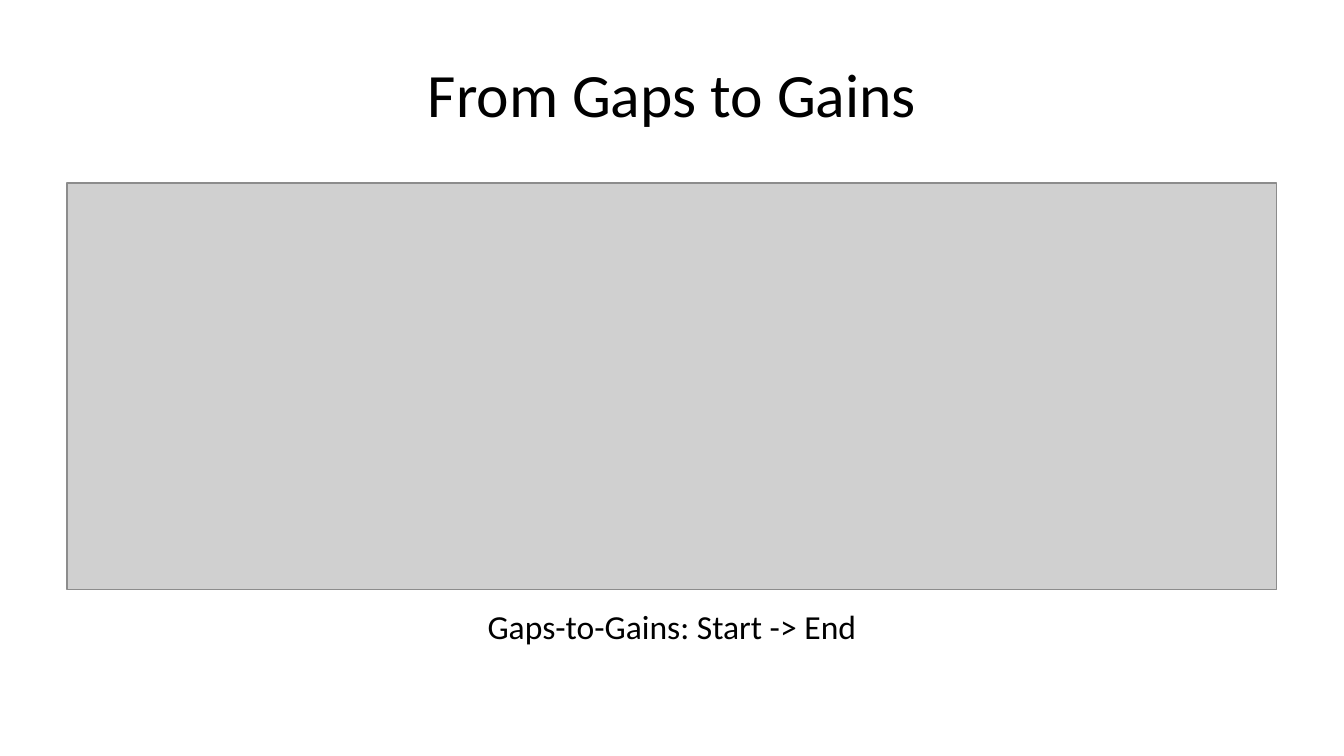
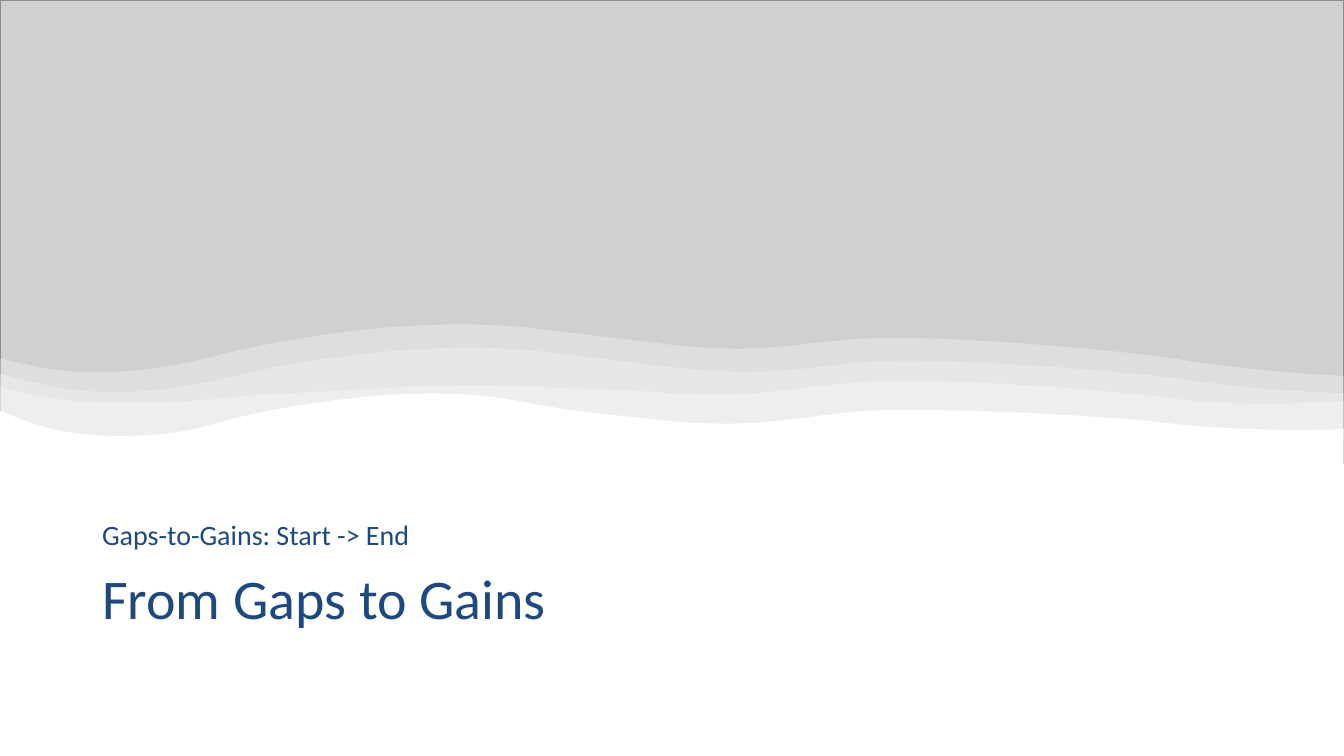
Before and after one commit to michaelborck-education/michaelborck.education, a slide deck: slide 3 of ai/downloads/presentation.pptx (slide 4 before the commit). Drawn at 1344x756 pixels with LibreOffice and Linux fonts; fonts in the diff are those of the drawing; grey boxes stand for pictures. Boxes give left, top, right and bottom in pixels: in the first picture for what was removed or moved away, otherwise in the second. Text is boxed around its words. In the diff, an @@ line names an element or a change of style, - is before the commit and + after.

```diff
--- a/ai/downloads/presentation.pptx
+++ b/ai/downloads/presentation.pptx
@@ picture: place and size @@
-picture at [67,183,1277,590]
+picture at [0,0,1344,464]
@@ group added at [0,324,1344,527]: 4 freeform shapes @@
@@ text "Gaps-to-Gains: Start -> End": place and size @@
-text "Gaps-to-Gains: Start -> End" at [488,615,856,645]
+text "Gaps-to-Gains: Start -> End" at [102,525,409,550]
@@ text "Gaps-to-Gains: Start -> End" at [102,525,409,550]: size 18 to 15 pt, text colour #000000 to #1F497D; alignment centre to left; line spacing 1 to 0.9; more space between paragraphs; vertical alignment top to bottom @@
@@ title "From Gaps to Gains": place and size @@
-title "From Gaps to Gains" at [428,74,916,127]
+title "From Gaps to Gains" at [102,580,545,628]
@@ title "From Gaps to Gains" at [102,580,545,628]: size 33 to 30 pt, text colour #000000 to #1F497D; alignment centre to left; line spacing 1 to 0.9; vertical alignment middle to top @@
```
Also in this commit, not shown: 10 other slides changed, 2 slides removed, 1 other file.
